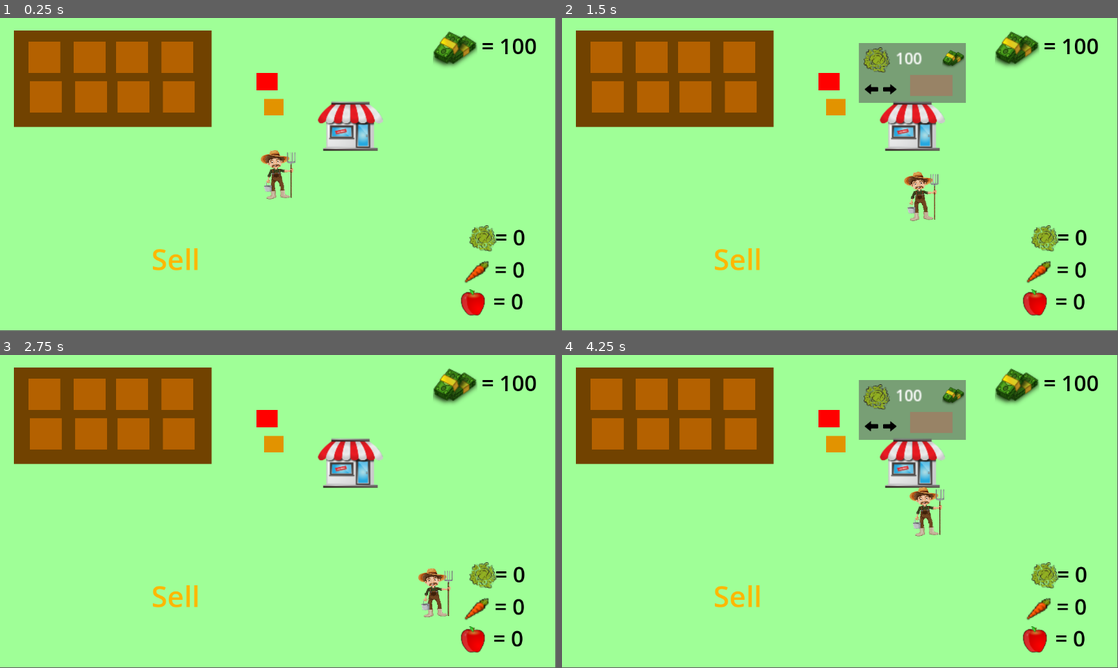
Above: before the commit, frames 1-4 (two rows, left to right).
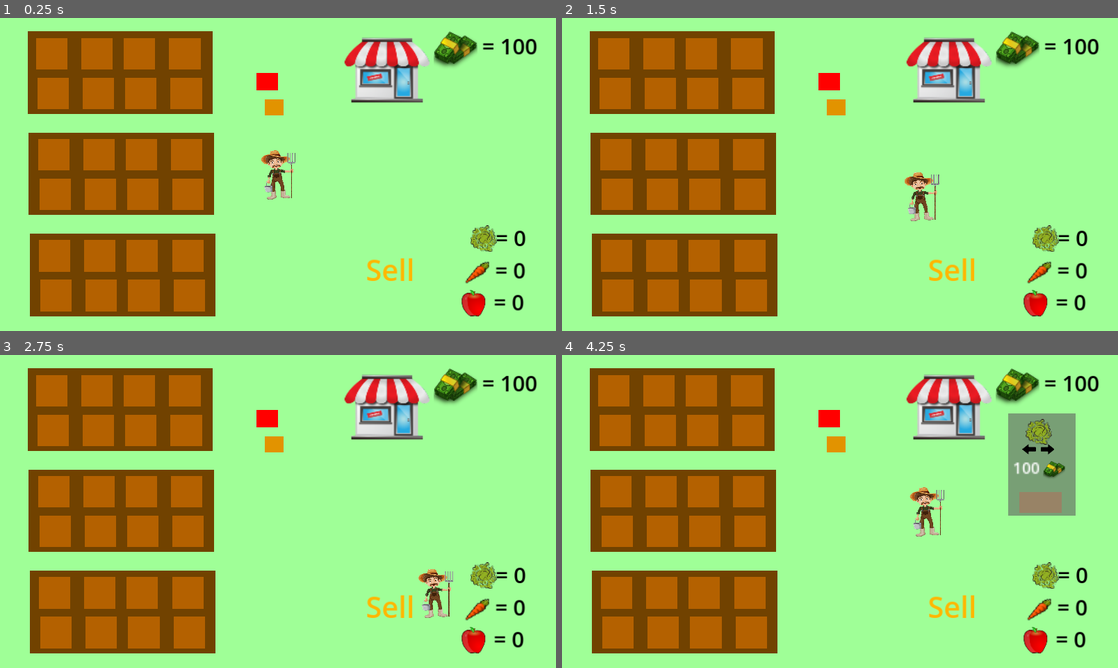
Above: after the commit, the same moments.

Repository: mirgakh/Catalyst-Toy
Game: Godot game, scene res://scenes/main.tscn
Same seed, same stepped clock (60 frames per second), same inputs: the game is played once before the commit and once after it.
Inputs (mouse positions are in pixels of both pictures, inside the frame that each line leads up to):
- Up to frame 1 (0.25 s): no input
- Up to frame 2 (1.5 s): tap Enter at 0.5 s; move the mouse to (606, 58) at 0.52 s; hold D (right) 0.53-1.28 s; click (606, 58) at 0.6 s; move the mouse to (606, 96) at 1.27 s; hold S (down) from 1.28 s (still down); click (606, 96) at 1.35 s
- Up to frame 3 (2.75 s): move the mouse to (88, 395) at 2.02 s; release S (down) at 2.03 s; hold D (right) from 2.03 s (still down); click (88, 395) at 2.1 s
- Up to frame 4 (4.25 s): move the mouse to (650, 433) at 2.77 s; release D (right) at 2.78 s; hold W (up) 2.78-3.53 s; click (650, 433) at 2.85 s; move the mouse to (695, 395) at 3.52 s; hold A (left) from 3.53 s (still down); click (695, 395) at 3.6 s
The window is 799x449 before the commit and 800x450 after it. Grey fills any space a smaller window leaves; there, only what the larger window draws over its background counts as a difference.

The runs differ from the first frame. In frame 1, 28% of the frame differs, in the area x 2-97%, y 4-96%; in frame 2, 30%; in frame 3, 28%; in frame 4, 34%.

Commit message:
shop stuff

Diff:
--- a/project/project.godot
+++ b/project/project.godot
@@ -18,6 +18,11 @@
 [autoload]
 
 Global="*res://scripts/global.gd"
+
+[display]
+
+window/size/mode=4
+window/stretch/mode="canvas_items"
 
 [input]
 
--- a/project/scenes/main.tscn
+++ b/project/scenes/main.tscn
@@ -56,28 +56,76 @@
 [node name="zones" type="Node2D" parent="."]
 
 [node name="growingZone" parent="zones" instance=ExtResource("5_44nqa")]
-position = Vector2(92, 84)
+position = Vector2(107, 77)
 
 [node name="growingZone2" parent="zones" instance=ExtResource("5_44nqa")]
-position = Vector2(95, 166)
+position = Vector2(110, 159)
 
 [node name="growingZone3" parent="zones" instance=ExtResource("5_44nqa")]
-position = Vector2(186, 84)
+position = Vector2(201, 77)
 
 [node name="growingZone4" parent="zones" instance=ExtResource("5_44nqa")]
-position = Vector2(189, 166)
+position = Vector2(204, 159)
 
 [node name="growingZone5" parent="zones" instance=ExtResource("5_44nqa")]
-position = Vector2(274, 84)
+position = Vector2(289, 77)
 
 [node name="growingZone6" parent="zones" instance=ExtResource("5_44nqa")]
-position = Vector2(277, 166)
+position = Vector2(292, 159)
 
 [node name="growingZone7" parent="zones" instance=ExtResource("5_44nqa")]
-position = Vector2(368, 84)
+position = Vector2(383, 77)
 
 [node name="growingZone8" parent="zones" instance=ExtResource("5_44nqa")]
-position = Vector2(371, 166)
+position = Vector2(386, 159)
+
+[node name="growingZone9" parent="zones" instance=ExtResource("5_44nqa")]
+position = Vector2(111, 285)
+
+[node name="growingZone10" parent="zones" instance=ExtResource("5_44nqa")]
+position = Vector2(114, 367)
+
+[node name="growingZone11" parent="zones" instance=ExtResource("5_44nqa")]
+position = Vector2(205, 285)
+
+[node name="growingZone12" parent="zones" instance=ExtResource("5_44nqa")]
+position = Vector2(208, 367)
+
+[node name="growingZone13" parent="zones" instance=ExtResource("5_44nqa")]
+position = Vector2(293, 285)
+
+[node name="growingZone14" parent="zones" instance=ExtResource("5_44nqa")]
+position = Vector2(296, 367)
+
+[node name="growingZone15" parent="zones" instance=ExtResource("5_44nqa")]
+position = Vector2(387, 285)
+
+[node name="growingZone16" parent="zones" instance=ExtResource("5_44nqa")]
+position = Vector2(390, 367)
+
+[node name="growingZone17" parent="zones" instance=ExtResource("5_44nqa")]
+position = Vector2(113, 495)
+
+[node name="growingZone18" parent="zones" instance=ExtResource("5_44nqa")]
+position = Vector2(116, 577)
+
+[node name="growingZone19" parent="zones" instance=ExtResource("5_44nqa")]
+position = Vector2(207, 495)
+
+[node name="growingZone20" parent="zones" instance=ExtResource("5_44nqa")]
+position = Vector2(210, 577)
+
+[node name="growingZone21" parent="zones" instance=ExtResource("5_44nqa")]
+position = Vector2(295, 495)
+
+[node name="growingZone22" parent="zones" instance=ExtResource("5_44nqa")]
+position = Vector2(298, 577)
+
+[node name="growingZone23" parent="zones" instance=ExtResource("5_44nqa")]
+position = Vector2(389, 495)
+
+[node name="growingZone24" parent="zones" instance=ExtResource("5_44nqa")]
+position = Vector2(392, 577)
 
 [node name="Display" type="Node2D" parent="."]
 
@@ -148,12 +196,12 @@
 position = Vector2(554, 133)
 
 [node name="sellZone" parent="." instance=ExtResource("7_k3gdl")]
-position = Vector2(366, 507)
+position = Vector2(810, 529)
 
 [node name="shop" parent="." instance=ExtResource("10_ea7so")]
-position = Vector2(727, 229)
+position = Vector2(802, 114)
 
 [node name="Player" parent="." instance=ExtResource("5_hlho5")]
 z_index = 1
-position = Vector2(680, 497)
+position = Vector2(703, 364)
 scale = Vector2(2, 2)
--- a/project/scenes/shop.tscn
+++ b/project/scenes/shop.tscn
@@ -17,37 +17,37 @@
 }]
 
 [sub_resource type="RectangleShape2D" id="RectangleShape2D_0wd2j"]
-size = Vector2(108, 98)
+size = Vector2(150, 126)
 
-[sub_resource type="CircleShape2D" id="CircleShape2D_pfnra"]
-radius = 55.3173
+[sub_resource type="CapsuleShape2D" id="CapsuleShape2D_v8poo"]
+radius = 72.0
+height = 198.0
 
 [node name="shop" type="StaticBody2D"]
 script = ExtResource("1_ahsaf")
 
 [node name="ShopArt" type="AnimatedSprite2D" parent="."]
-scale = Vector2(1.53, 1.42941)
+scale = Vector2(2, 1.868)
 sprite_frames = SubResource("SpriteFrames_7mw06")
 animation = &"shop"
 
 [node name="CollisionShape2D" type="CollisionShape2D" parent="."]
-position = Vector2(0, -4)
+position = Vector2(-1, -7)
 shape = SubResource("RectangleShape2D_0wd2j")
 
 [node name="Area2D" type="Area2D" parent="."]
 
 [node name="CollisionShape2D" type="CollisionShape2D" parent="Area2D"]
-position = Vector2(1, 55)
-shape = SubResource("CircleShape2D_pfnra")
+position = Vector2(0, 95)
+shape = SubResource("CapsuleShape2D_v8poo")
 
 [node name="shopmenu" parent="." instance=ExtResource("4_1v8ki")]
-visible = true
-position = Vector2(-111, -177)
+position = Vector2(122, 7)
 scale = Vector2(2, 2)
 
 [node name="lettuce_seed" parent="." instance=ExtResource("3_5cn8h")]
 visible = false
-position = Vector2(123, -24)
+position = Vector2(-154, 116)
 
 [connection signal="body_entered" from="Area2D" to="." method="_on_area_2d_body_entered"]
 [connection signal="body_exited" from="Area2D" to="." method="_on_area_2d_body_exited"]
--- a/project/scenes/shopmenu.tscn
+++ b/project/scenes/shopmenu.tscn
@@ -61,12 +61,12 @@
 script = ExtResource("1_iog0v")
 
 [node name="ColorRect" type="ColorRect" parent="."]
-offset_right = 111.0
-offset_bottom = 62.0
+offset_right = 70.0
+offset_bottom = 106.0
 color = Color(0.368627, 0.368627, 0.368627, 0.6)
 
 [node name="icon" type="AnimatedSprite2D" parent="."]
-position = Vector2(18.5, 17.5)
+position = Vector2(32, 19.125)
 scale = Vector2(0.771429, 0.75)
 sprite_frames = SubResource("SpriteFrames_csinh")
 animation = &"lettuce"
@@ -79,7 +79,7 @@
 offset_bottom = 58.0
 
 [node name="iconLeft" type="AnimatedSprite2D" parent="."]
-position = Vector2(13, 48)
+position = Vector2(22, 37.1141)
 scale = Vector2(0.4, 0.456522)
 sprite_frames = SubResource("SpriteFrames_csmwe")
 animation = &"left"
@@ -92,36 +92,36 @@
 offset_bottom = 58.0
 
 [node name="iconRight" type="AnimatedSprite2D" parent="."]
-position = Vector2(32, 48)
+position = Vector2(41, 37.1141)
 scale = Vector2(0.4, 0.456522)
 sprite_frames = SubResource("SpriteFrames_csmwe")
 animation = &"right"
 
 [node name="priceLabel" type="RichTextLabel" parent="."]
-offset_left = 38.0
-offset_top = 4.0
-offset_right = 85.0
-offset_bottom = 29.0
+offset_left = 5.0
+offset_top = 45.0
+offset_right = 52.0
+offset_bottom = 70.0
 text = "100"
 
 [node name="moneyIcon" type="AnimatedSprite2D" parent="."]
-position = Vector2(98, 16)
+position = Vector2(48, 58)
 scale = Vector2(0.46, 0.44)
 sprite_frames = SubResource("SpriteFrames_u6j0y")
 
 [node name="buyColor" type="ColorRect" parent="."]
-offset_left = 53.0
-offset_top = 33.0
-offset_right = 97.0
-offset_bottom = 55.0
+offset_left = 12.0
+offset_top = 81.0
+offset_right = 56.0
+offset_bottom = 103.0
 color = Color(1, 0.164706, 0.207843, 0.239216)
 
 [node name="BuyButton" type="Button" parent="."]
 modulate = Color(1, 1, 1, 0)
-offset_left = 53.0
-offset_top = 33.0
-offset_right = 97.0
-offset_bottom = 55.0
+offset_left = 12.0
+offset_top = 81.0
+offset_right = 56.0
+offset_bottom = 103.0
 
 [connection signal="pressed" from="ButtonLeft" to="." method="_on_button_left_pressed"]
 [connection signal="pressed" from="ButtonRight" to="." method="_on_button_right_pressed"]
--- a/project/scenes/world.tscn
+++ b/project/scenes/world.tscn
@@ -24,18 +24,18 @@
 texture = SubResource("GradientTexture1D_7y04d")
 
 [node name="Farm" type="Sprite2D" parent="Background"]
-position = Vector2(234, 126)
-scale = Vector2(1.6, 200)
+position = Vector2(249, 113.25)
+scale = Vector2(1.5, 170.5)
 texture = SubResource("GradientTexture1D_hk3i5")
 
-[node name="Shop" type="RichTextLabel" parent="Background"]
-visible = false
-offset_left = 750.0
-offset_top = 48.0
-offset_right = 922.0
-offset_bottom = 144.0
-theme_override_colors/default_color = Color(0, 0, 0, 1)
-theme_override_font_sizes/normal_font_size = 64
-text = "Shop"
+[node name="Farm2" type="Sprite2D" parent="Background"]
+position = Vector2(251, 322.25)
+scale = Vector2(1.5, 170.5)
+texture = SubResource("GradientTexture1D_hk3i5")
+
+[node name="Farm3" type="Sprite2D" parent="Background"]
+position = Vector2(254, 532.25)
+scale = Vector2(1.5, 170.5)
+texture = SubResource("GradientTexture1D_hk3i5")
 
 [node name="Foreground" type="Node2D" parent="."]
